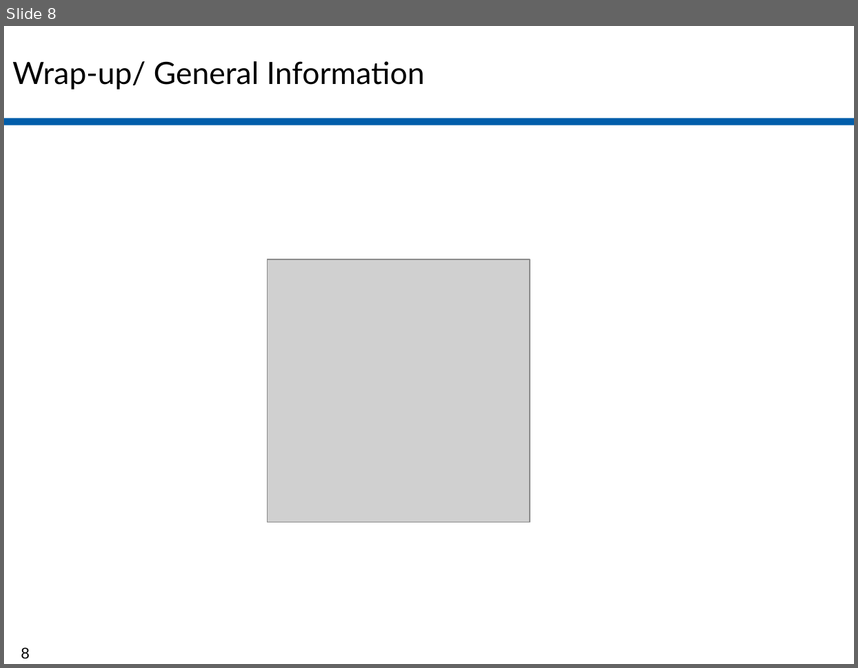
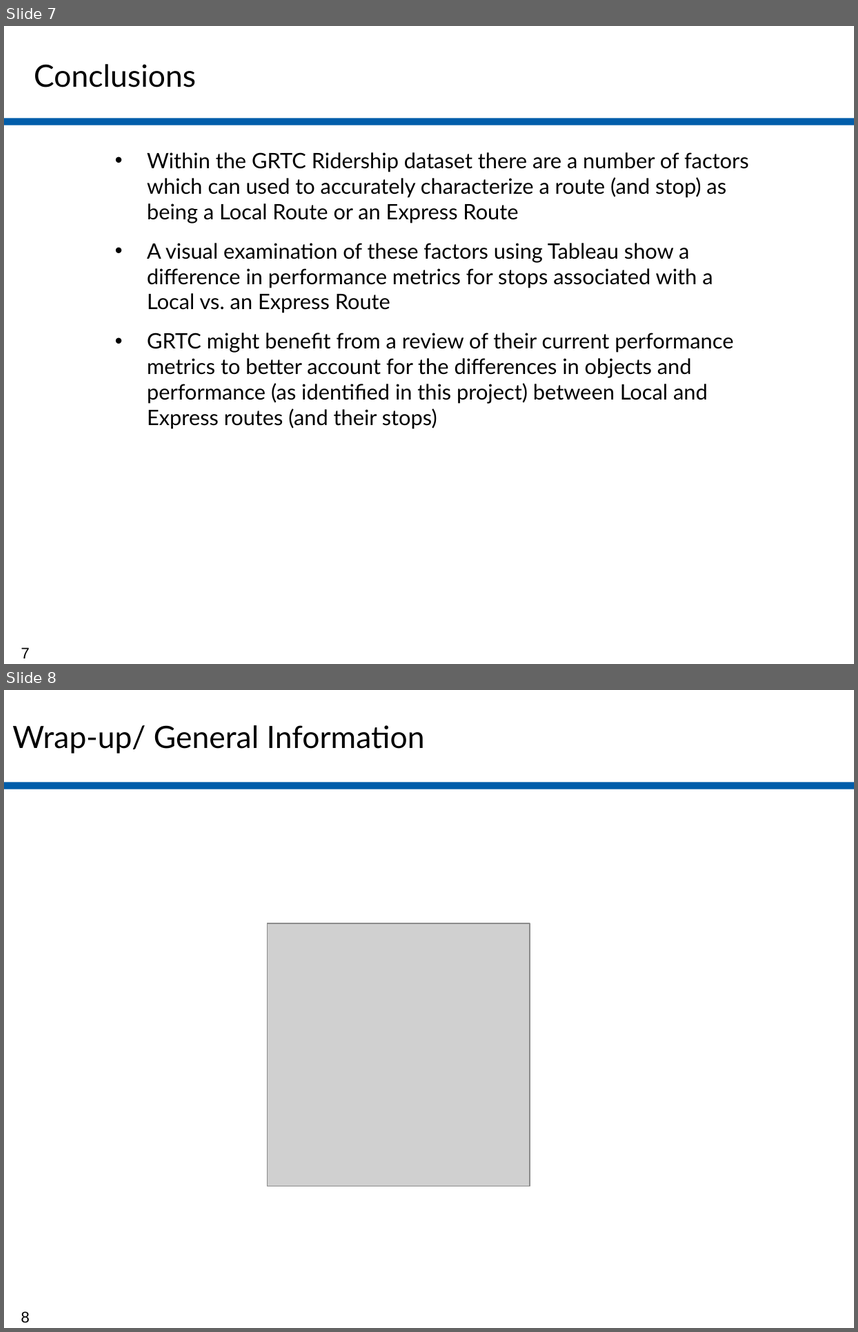
Before and after one commit to jamie-miller-rva/GRTC-Analysis, a slide deck: GRTC Project.pptx. Shown one above the other, each under a label of ours: slide 8 before the commit, slides 7 and 8 after it. The pictures are 858x668 and 858x1332 pixels, drawn with LibreOffice and Linux fonts; fonts in the diff are those of the drawing; grey boxes stand for pictures. Boxes give left, top, right and bottom in pixels: in the first picture for what was removed or moved away, otherwise in the second. Text is boxed around its words. In the diff, an @@ line names an element or a change of style, - is before the commit and + after.

```diff
--- a/GRTC Project.pptx
+++ b/GRTC Project.pptx
@@ slide 7 added at [4,26,854,664], background #FFFFFF; not listed: 1 template element that a slide beside it also shows @@
@@ text added at [34,64,196,87], 26 pt, text #000000 @@
+Conclusions
@@ text added at [147,152,749,429], 18 pt, text #000000 @@
+• Within the GRTC Ridership dataset there are a number of factors which can used to accurately characterize a route (and stop) as being a Local Route or an Express Route
+• A visual examination of these factors using Tableau show a difference in performance metrics for stops associated with a Local vs. an Express Route
+• GRTC might benefit from a review of their current performance metrics to better account for the differences in objects and performance (as identified in this project) between Local and Express routes (and their stops)
@@ page number added at [21,647,30,658], 13 pt, text #000000 @@
+7
```
Also in this commit, not shown: 2 slides changed, 3 other slides added, 4 slides removed.
